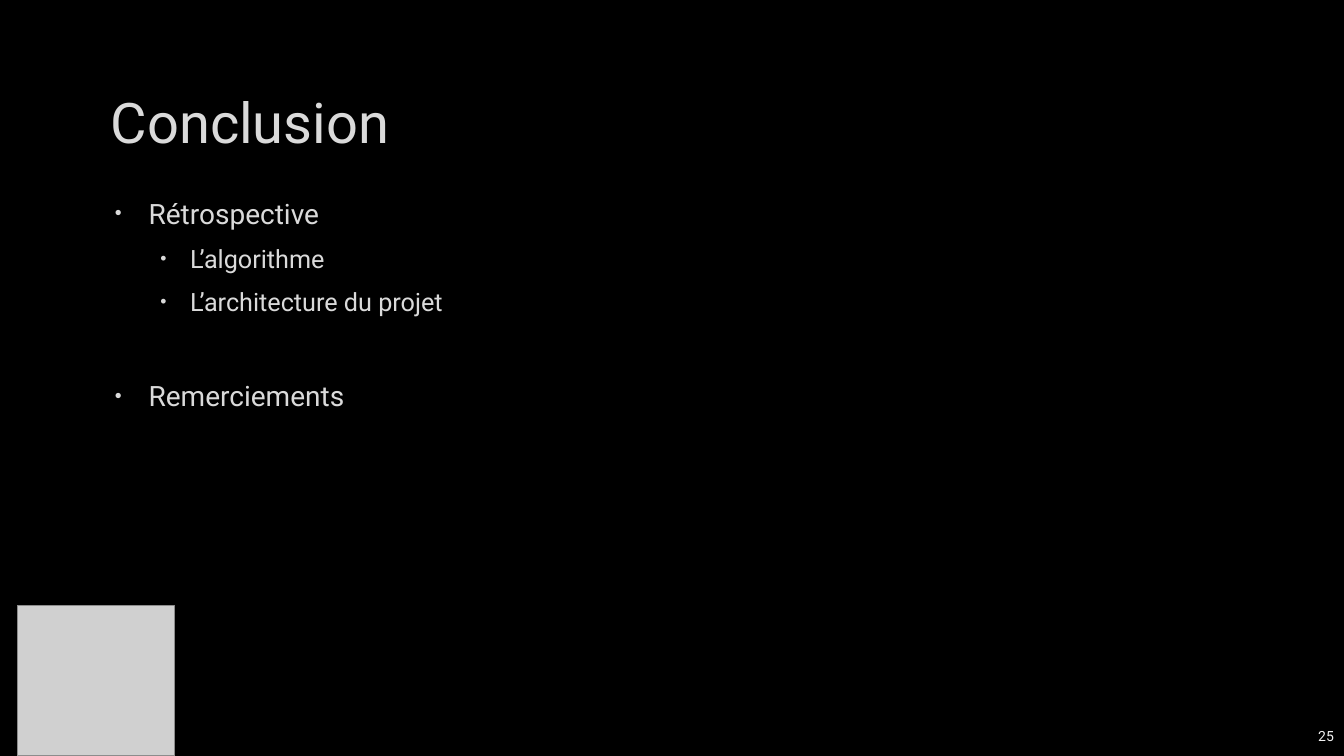
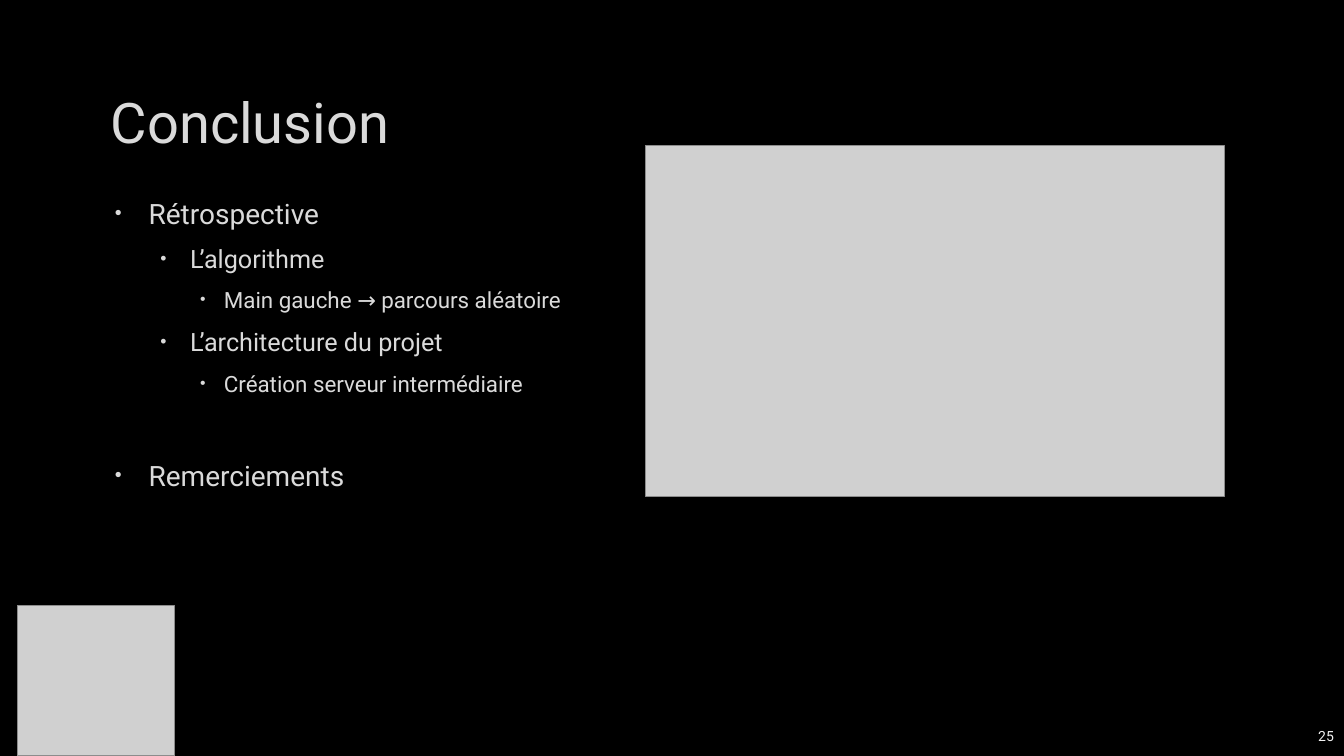
Before and after one commit to CyrilPy/BadMonkey, a slide deck: slide 25 of Gestion projet/Projet intégration robotique – IMERIR.pptx. Drawn at 1344x756 pixels with LibreOffice and Linux fonts; fonts in the diff are those of the drawing; grey boxes stand for pictures; background and template pictures are left out. Boxes give left, top, right and bottom in pixels: in the first picture for what was removed or moved away, otherwise in the second. Text is boxed around its words. In the diff, an @@ line names an element or a change of style, - is before the commit and + after.

```diff
--- a/Gestion projet/Projet intégration robotique – IMERIR.pptx
+++ b/Gestion projet/Projet intégration robotique – IMERIR.pptx
@@ picture added at <box>646,145,1225,497</box> @@
@@ text at <box>224,291,561,313</box>: paragraph added @@
+    • Main gauche → parcours aléatoire
@@ text at <box>224,375,523,393</box>: paragraph added @@
+    • Création serveur intermédiaire
```
Also in this commit, not shown: 3 other slides changed, 1 slide added, 1 slide removed.
